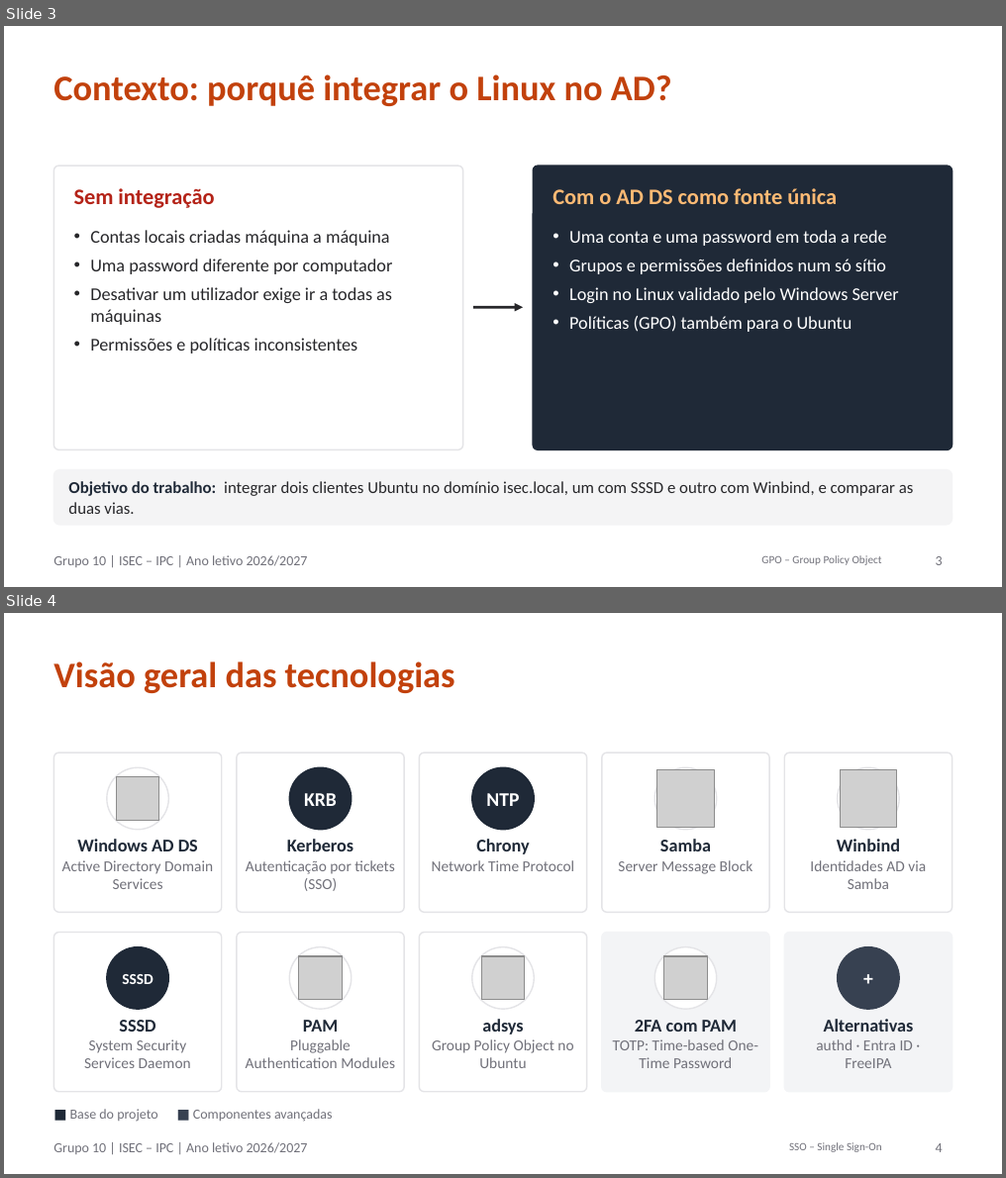
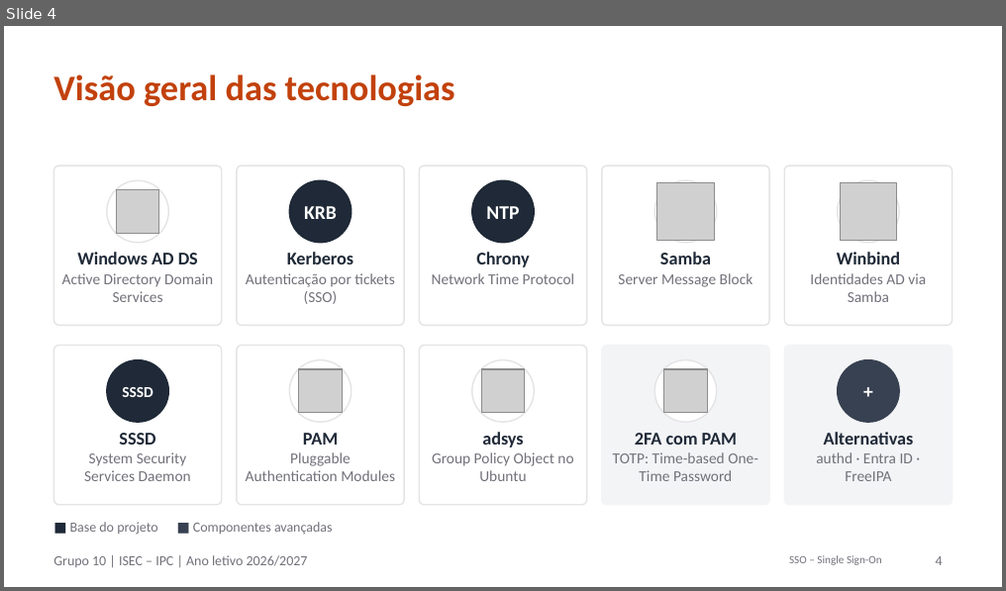
Before and after one commit to orlandonss/TrabalhoSR2, a slide deck: Apresentacoes_Workshop/SR2-2627-Workshop-Grp10-Apresentação-A-resumida.pptx. Shown one above the other, each under a label of ours: slides 3 and 4 before the commit, slide 4 after it. The pictures are 1006x1178 and 1006x591 pixels, drawn with LibreOffice and Linux fonts; fonts in the diff are those of the drawing; grey boxes stand for pictures. Boxes give left, top, right and bottom in pixels: in the first picture for what was removed or moved away, otherwise in the second. Text is boxed around its words. In the diff, an @@ line names an element or a change of style, - is before the commit and + after.

```diff
--- a/Apresentacoes_Workshop/SR2-2627-Workshop-Grp10-Apresentação-A-resumida.pptx
+++ b/Apresentacoes_Workshop/SR2-2627-Workshop-Grp10-Apresentação-A-resumida.pptx
@@ slide 3 removed at [4,26,1002,587], background #FFFFFF; not listed: 1 template element that a slide beside it also shows @@
@@ title removed at [54,75,672,106] @@
-Contexto: porquê integrar o Linux no AD?
@@ rounded rectangle removed at [54,166,463,450] @@
@@ rounded rectangle removed at [533,166,952,450] @@
@@ text removed at [74,188,214,208] @@
-Sem integração
@@ text removed at [552,188,837,204] @@
-Com o AD DS como fonte única
@@ text removed at [90,230,393,354] @@
-• Contas locais criadas máquina a máquina
-• Uma password diferente por computador
-• Desativar um utilizador exige ir a todas as máquinas
-• Permissões e políticas inconsistentes
@@ text removed at [569,230,899,332] @@
-• Uma conta e uma password em toda a rede
-• Grupos e permissões definidos num só sítio
-• Login no Linux validado pelo Windows Server
-• Políticas (GPO) também para o Ubuntu
@@ arrow removed from (473, 307) to (523, 307) @@
@@ rounded rectangle removed at [54,471,952,525] @@
@@ text removed at [68,481,914,514] @@
-Objetivo do trabalho: integrar dois clientes Ubuntu no domínio isec.local, um com SSSD e outro com Winbind, e comparar as duas vias.
@@ text removed at [761,556,882,566] @@
-GPO – Group Policy Object
@@ page number removed at [936,557,943,566] @@
-3
```
Also in this commit, not shown: 4 slides changed, 1 slide added, 3 other slides removed, 11 other files.
